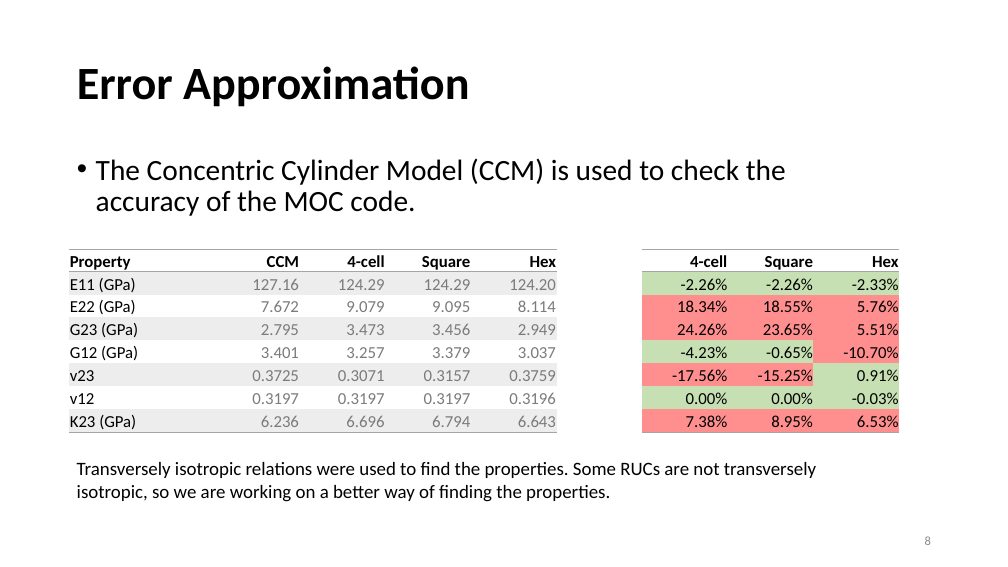
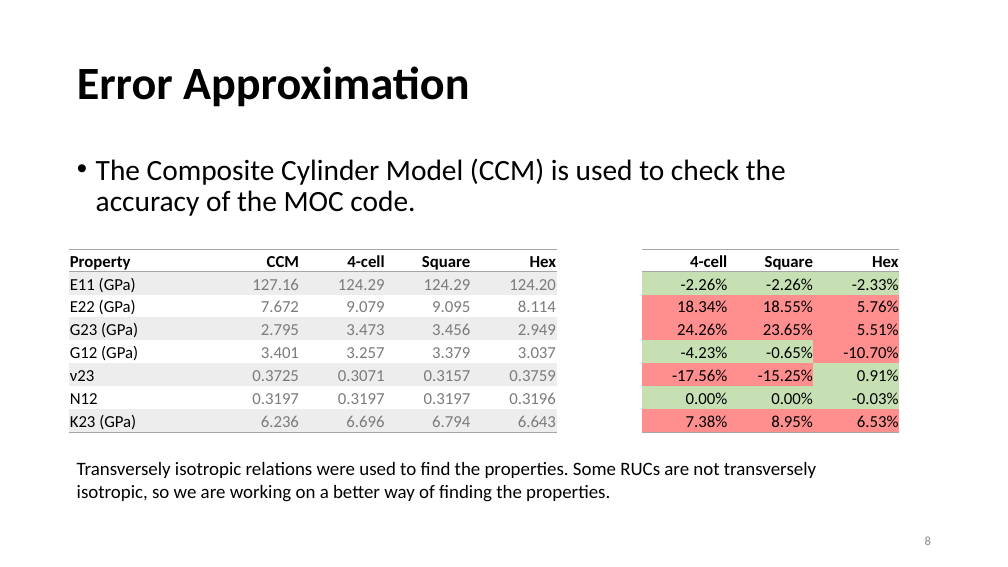
Before and after one commit to nahernz/Method_of_Cells, a slide deck: slide 8 of Generalized Method of Cells (08-01-2014).pptx. Drawn at 1008x567 pixels with LibreOffice and Linux fonts; fonts in the diff are those of the drawing. Boxes give left, top, right and bottom in pixels: in the first picture for what was removed or moved away, otherwise in the second. Text is boxed around its words. In the diff, an @@ line names an element or a change of style, - is before the commit and + after.

Commit message:
updated pptx

```diff
--- a/Generalized Method of Cells (08-01-2014).pptx
+++ b/Generalized Method of Cells (08-01-2014).pptx
@@ text at [96,158,786,216]: text changed @@
-• The Concentric Cylinder Model (CCM) is used to check the accuracy of the MOC code.
+• The Composite Cylinder Model (CCM) is used to check the accuracy of the MOC code.
@@ table at [70,249,898,433] @@
-row 6, column 1: v23
+row 6, column 1: ν23
-row 7, column 1: v12
+row 7, column 1: Ν12
```
Also in this commit, not shown: 1 other slide changed, 1 other file.
